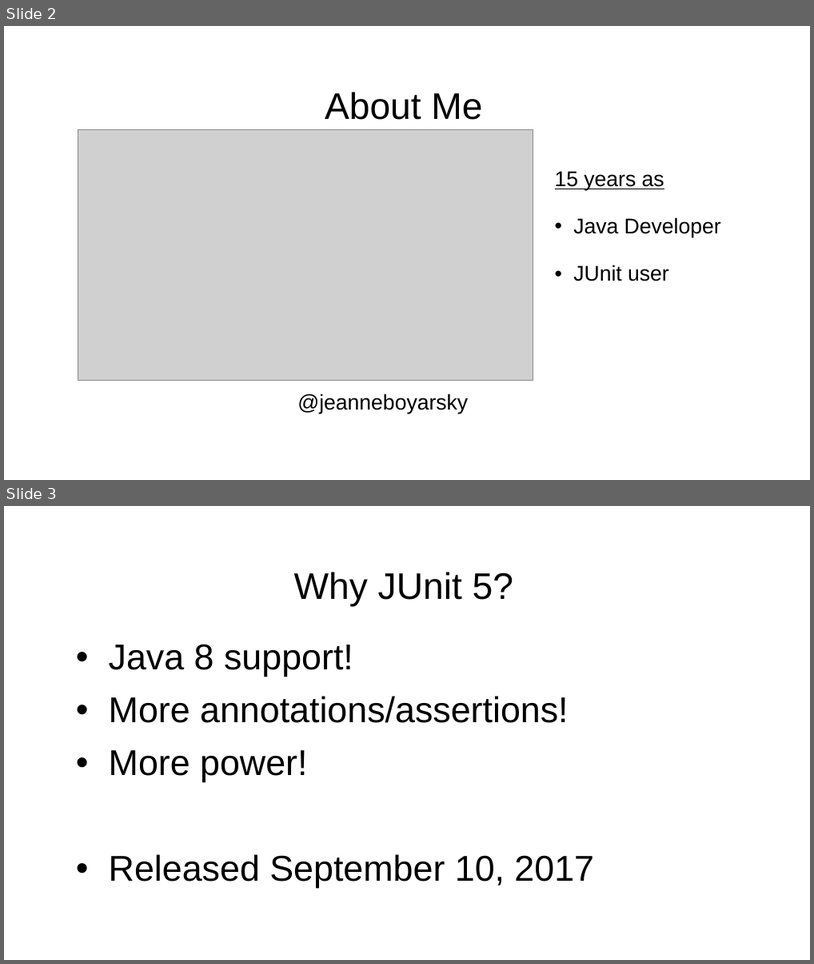
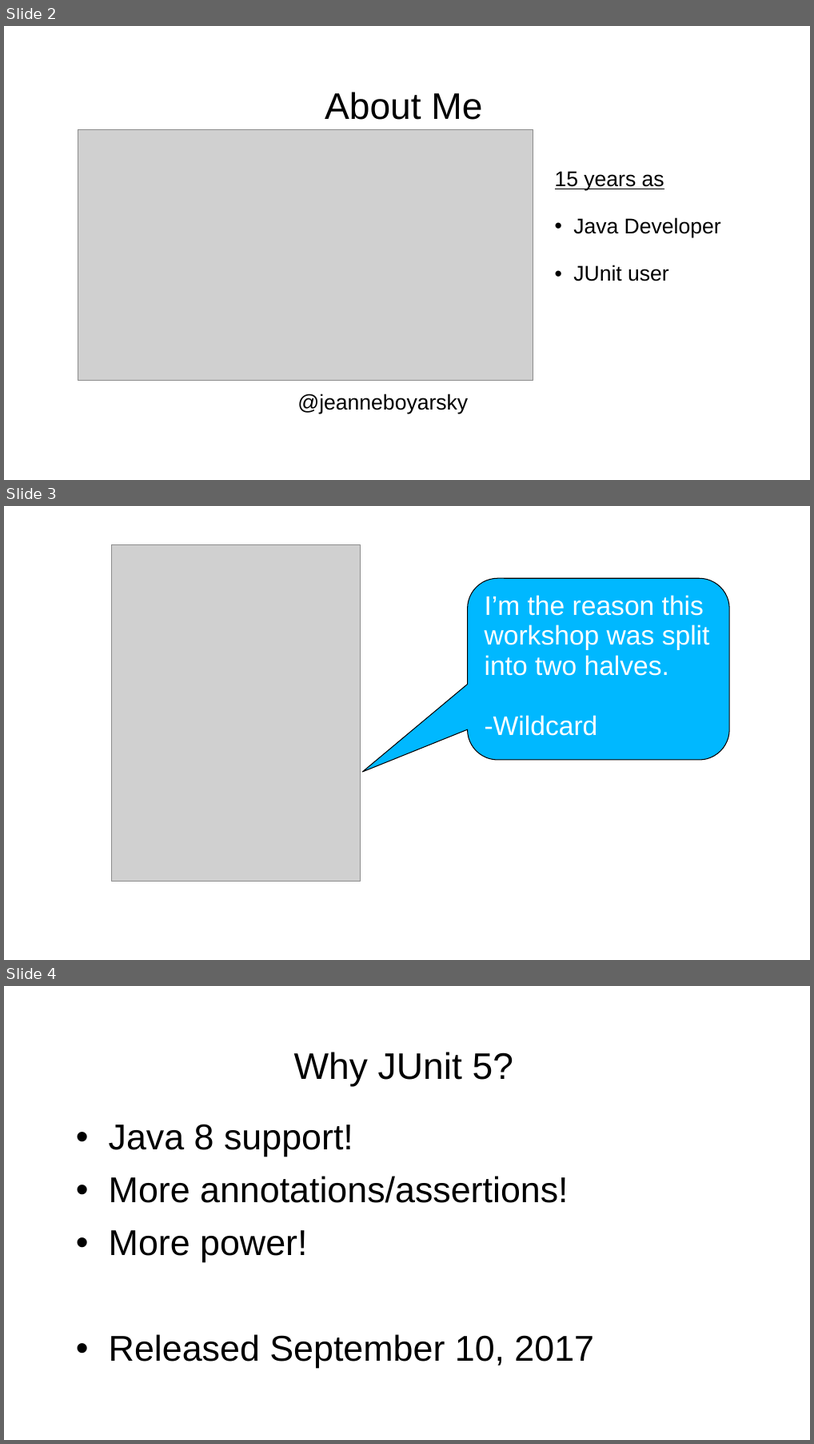
Before and after one commit to rkstarnerd/2018-devnexus-junit5-workshop, a slide deck: JUnit 5 Workshop Intro Presentation.ppt. Shown one above the other, each under a label of ours: slides 2 and 3 before the commit, slides 2, 3 and 4 after it. The pictures are 814x964 and 814x1444 pixels, drawn with LibreOffice and Linux fonts; fonts in the diff are those of the drawing; grey boxes stand for pictures; background and template pictures are left out. Boxes give left, top, right and bottom in pixels: in the first picture for what was removed or moved away, otherwise in the second. Text is boxed around its words. In the diff, an @@ line names an element or a change of style, - is before the commit and + after.

```diff
--- a/JUnit 5 Workshop Intro Presentation.ppt
+++ b/JUnit 5 Workshop Intro Presentation.ppt
@@ slide 3 added at [4, 506, 810, 960], background picture (left out) @@
@@ picture added at [111, 544, 360, 881] @@
@@ rounded speech box added at [468, 579, 730, 760], fill #00B8FF, outline #000000 0.74 pt, 24 pt, text #FFFFFF @@
+I’m the reason this workshop was split into two halves.
+-Wildcard
@@ what was slide 3 is now slide 4 @@
```
Also in this commit, not shown: 1 slide changed.
